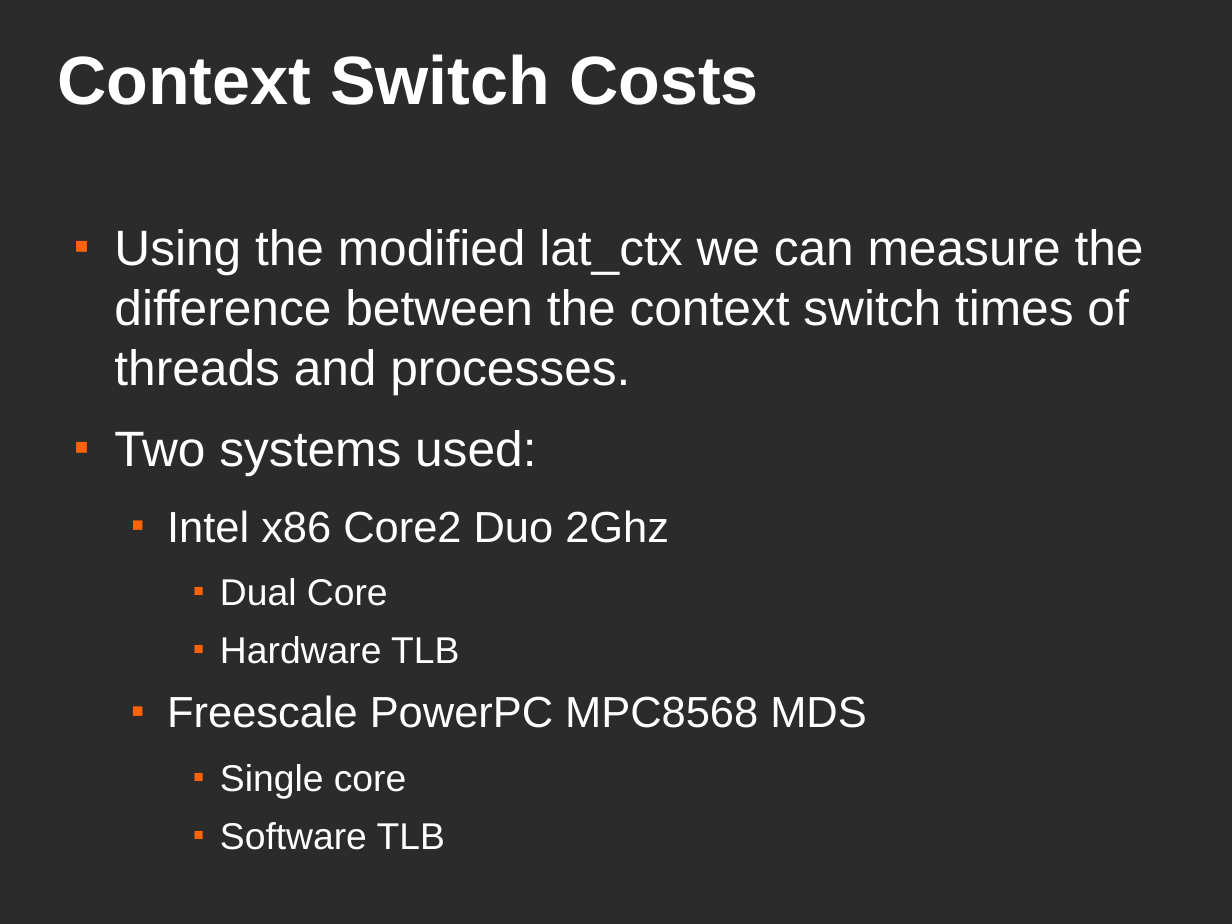
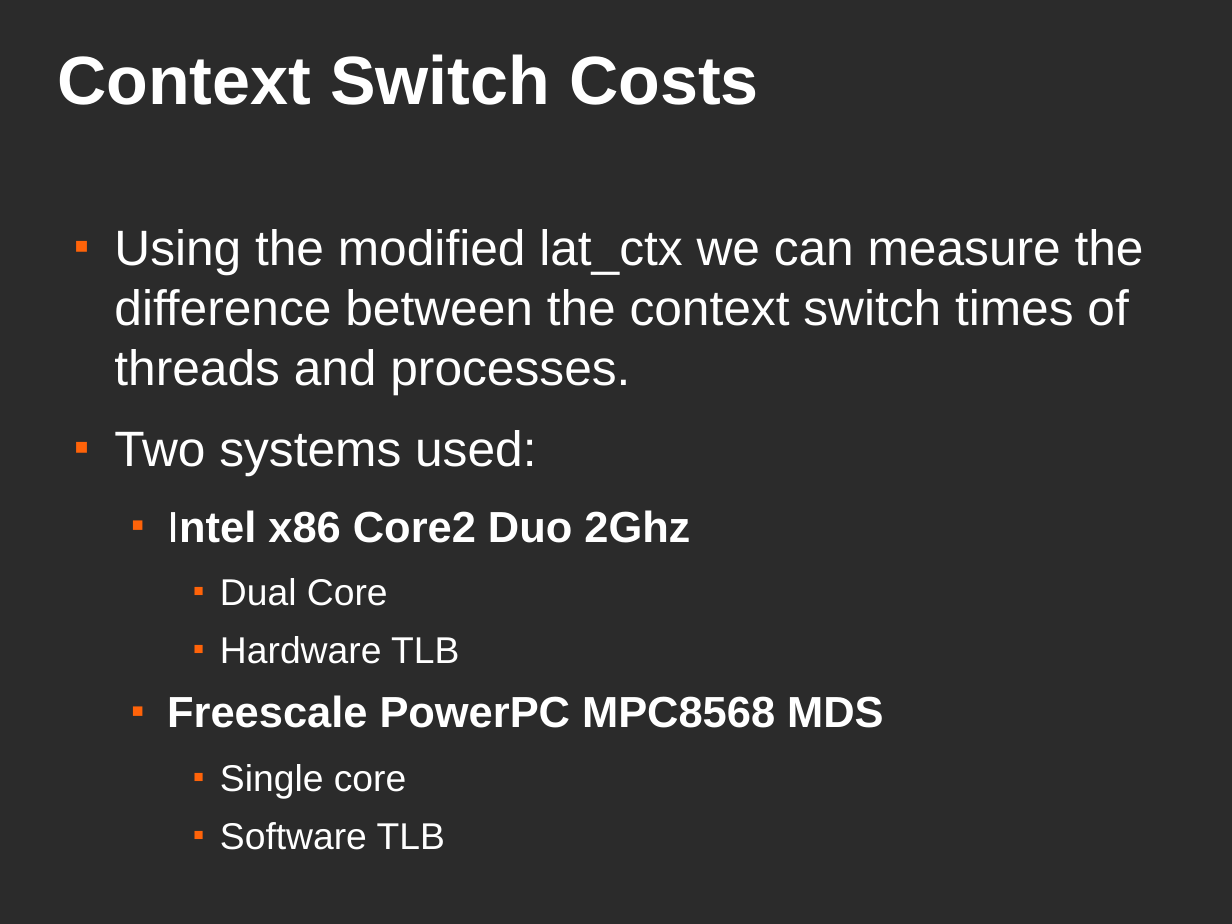
Before and after one commit to gby/coproc, a slide deck: slide 16 of docs/good_bad_and_ugly_elce09.odp. Drawn at 1232x924 pixels with LibreOffice and Linux fonts; fonts in the diff are those of the drawing; background and template pictures are left out; a plain dark background stands for a picture behind light text. Boxes give left, top, right and bottom in pixels: in the first picture for what was removed or moved away, otherwise in the second. Text is boxed around its words. In the diff, an @@ line names an element or a change of style, - is before the commit and + after.

Commit message:
Clean up repo. Update slides

```diff
--- a/docs/good_bad_and_ugly_elce09.odp
+++ b/docs/good_bad_and_ugly_elce09.odp
@@ text at <box>167,510,883,728</box>: bold on in "Intel x86 Core2 Duo 2Ghz", "Freescale PowerPC MPC8568 MDS" @@
```
Also in this commit, not shown: 1 other file.
